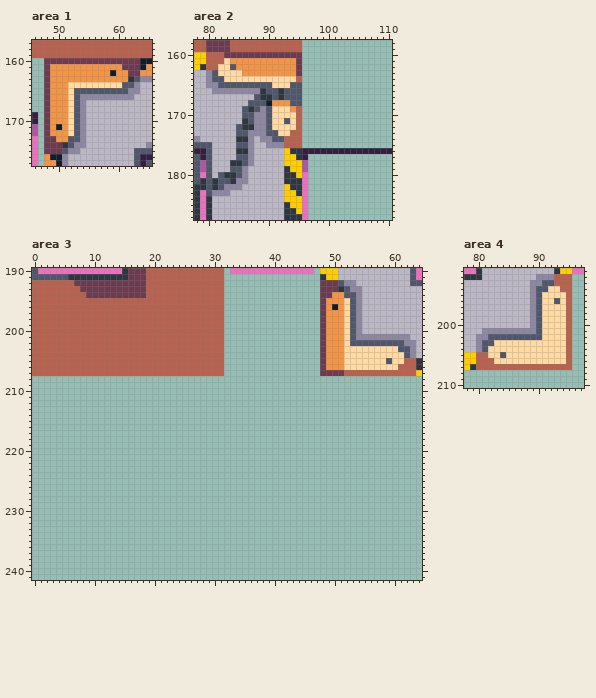
File history of a pixel-art file, art/tileset.ase. That is the earlier state.
128x256 pixels, 1 frame. Shown: area 1: x 46..65, y 157..177; area 2: x 78..110, y 158..187; area 3: x 0..64, y 190..241; area 4: x 78..97, y 191..210.
Now the later version:
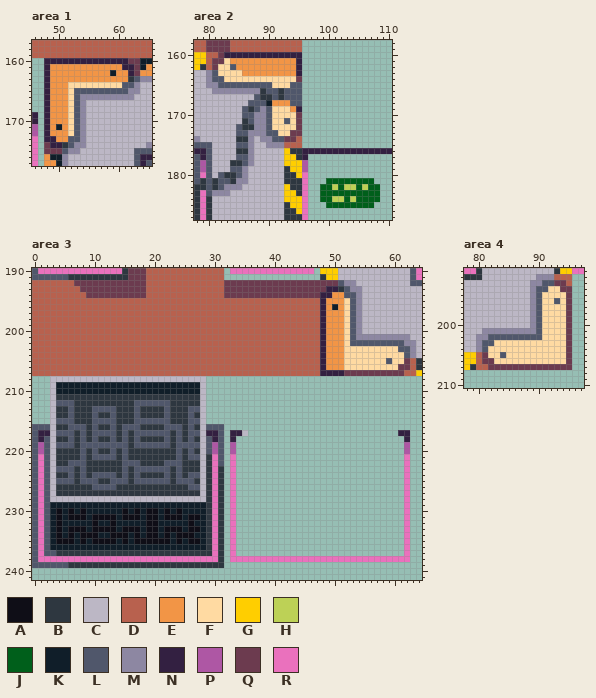
Palette (. is transparent): A #0f0e17  B #2e3740  C #bcb7c5  D #b8614e  E #f29546  F #ffdaa2  G #ffce00  H #bdd156  J #005f1b  K #101e29  L #50576b  M #8d87a2  N #332041  P #ae57a4  Q #6c3b4f  R #ea71bd
Diff:
Area 1, layer "Sheet":
y 160: x 48..61 QQQQQQQQQQQQQQ -> NNNNNNNNNNNNNN
y 161: x 48 Q -> N; x 61..62 QQ -> NN
y 162: x 48 Q -> N; x 62 Q -> N
y 163..172: x 48 Q -> N
y 173: x 48..49 QQ -> NN
y 174: x 49..50 QQ -> NN
Area 2, layer "Sheet":
y 160: x 82..95 DQQQQQQQQQQQQQ -> QNNNNNNNNNNNNN
y 161: x 81..82 DD -> QQ; x 95 Q -> N
y 162: x 81 D -> Q; x 95 Q -> N
y 163: x 95 Q -> N
y 164: x 95 D -> Q
y 169: x 95 D -> N
y 170..172: x 95 D -> Q
y 173: x 94..95 DD -> QQ
y 174: x 93..94 DD -> QQ
y 181: x 100..107 ........ -> JJJJJJJJ
y 182: x 99..108 .......... -> JJHJHHJHJJ
y 183: x 99..108 .......... -> JJJJJJJJJJ
y 184: x 99..108 .......... -> JJHHJHJJJJ
y 185: x 100..107 ........ -> JJJJJJJJ
Area 3, layer "Sheet":
y 192: x 32..47 ................ -> QQQQQQQQQQQQQQQQ
y 193: x 32..47 ................ -> QQQQQQQQQQQQQQQQ; x 49..50 QQ -> NN
y 194: x 32..49 ................QQ -> QQQQQQQQQQQQQQQQNN
y 195..204: x 32..48 ................Q -> DDDDDDDDDDDDDDDDN
y 205: x 32..48 ................Q -> DDDDDDDDDDDDDDDDN; x 62 D -> Q
y 206: x 32..48 ................Q -> DDDDDDDDDDDDDDDDN; x 61..62 DD -> QQ
y 207: x 32..61 ................QQQQDDDDDDDDDD -> DDDDDDDDDDDDDDDDNNNNQQQQQQQQQQ
y 208: x 3..28 .......................... -> CCCCCCCCCCCCCCCCCCCCCCCCCC
y 209..210: x 3..28 .......................... -> CKKKKKKKKKKKKKKKKKKKKKKKKC
y 211: x 3..28 .......................... -> CBBBBBBBBBBBBBBBBBBBBBBBBC
y 212: x 3..28 .......................... -> CLLLBBBBBBBBBBLLLLLLBBBBBC
y 213: x 3..28 .......................... -> CBBLBBBLLLLBBBLBBBBLBBBLLC
y 214: x 3..28 .......................... -> CBBLBBBLBBLBBBLBBBBLBBBLBC
y 215: x 3..28 .......................... -> CLLLBBBLLLLBBBLLLLLLBBBLLC
y 216: x 0..31 ................................ -> LLLCBBLLLBLBBLBLLLBBBBLLLBLBCLLL
y 217: x 0..31 ................................ -> LNNCLLLBLBLLLLBLBLLLLLLBLBLLCNNL; x 33..35 ... -> NNC; x 61..62 .. -> NN
y 218: x 0..31 ................................ -> LNLCBBLBLBLBBLBLBLBBBBLBLBLBCLNL; x 33 . -> N; x 62 . -> N
y 219: x 0..31 ................................ -> LPLCLLLBLLLLLLLLBLLLLLLBLLLLCLPL; x 33 . -> P; x 62 . -> P
y 220: x 0..31 ................................ -> LPLCBBBBLBLBBLBLBBBBBBBBLBLBCLPL; x 33 . -> P; x 62 . -> P
y 221: x 0..31 ................................ -> LRLCBBBBLBLLLLBLBBBBBBBBLBLLCBRL; x 33 . -> R; x 62 . -> R
y 222: x 0..31 ................................ -> LRLCBBLLLBBBBBBLLLBBBBLLLBBBCBRL; x 33 . -> R; x 62 . -> R
y 223: x 0..31 ................................ -> LRLCLLLBLBBBBBBLBLLLLLLBLBBBCBRB; x 33 . -> R; x 62 . -> R
y 224: x 0..31 ................................ -> LRLCBBLBLBLLLLBLBLBBBBLBLBLLCBRB; x 33 . -> R; x 62 . -> R
y 225: x 0..31 ................................ -> LRLCLLLBLLLBBLLLBLLLLLLBLLLBCBRB; x 33 . -> R; x 62 . -> R
y 226: x 0..31 ................................ -> LRLCBBBBBBLLLLBBBBBBBBBBBBLLCBRB; x 33 . -> R; x 62 . -> R
y 227: x 0..31 ................................ -> LRLCBBBBBBBBBBBBBBBBBBBBBBBBCBRB; x 33 . -> R; x 62 . -> R
y 228: x 0..31 ................................ -> LRLCCCCCCCCCCCCCCCCCCCCCCCCCCBRB; x 33 . -> R; x 62 . -> R
y 229: x 0..31 ................................ -> LRLKKKKKKKKKKKKKKKKKKKKKKKKKKBRB; x 33 . -> R; x 62 . -> R
y 230: x 0..31 ................................ -> LRLKAKAKAKKKKKKAKAKAAKAKAKKKKBRB; x 33 . -> R; x 62 . -> R
y 231: x 0..31 ................................ -> LRLKAKAAAKAAAAKAAAKAAKAAAKAAKBRB; x 33 . -> R; x 62 . -> R
y 232: x 0..31 ................................ -> LRLKAKKKKKAKKAKKKKKAAKKKKKAKKBRB; x 33 . -> R; x 62 . -> R
y 233: x 0..31 ................................ -> LRLKAKAAAKAAAAKAAAKAAKAAAKAAKBRB; x 33 . -> R; x 62 . -> R
y 234: x 0..31 ................................ -> LRLKAKAKAAAKKAAAKAKAAKAKAAAKKBRB; x 33 . -> R; x 62 . -> R
y 235: x 0..31 ................................ -> LRLKAAAKAKAAAAKAKAAAAAAKAKAAKBRB; x 33 . -> R; x 62 . -> R
y 236: x 0..31 ................................ -> LRLKKKKKKKKKKKKKKKKKKKKKKKKKKBRB; x 33 . -> R; x 62 . -> R
y 237: x 0..31 ................................ -> LRLLBBBBBBBBBBBBBBBBBBBBBBBBBBRB; x 33 . -> R; x 62 . -> R
y 238: x 0..31 ................................ -> LRRRRRRRRRRRRRRRRRRRRRRRRRRRRRRB; x 33..62 .............................. -> RRRRRRRRRRRRRRRRRRRRRRRRRRRRRR
y 239: x 0..31 ................................ -> LLLLLLBBBBBBBBBBBBBBBBBBBBBBBBBB
Area 4, layer "Sheet":
y 193: x 93..94 DD -> QQ
y 194: x 94..95 DD -> QQ
y 195..204: x 95 D -> Q
y 205: x 81 D -> Q; x 95 D -> Q
y 206: x 81..82 DD -> QQ; x 95 D -> Q
y 207: x 82..95 DDDDDDDDDDDDDD -> QQQQQQQQQQQQQQ
